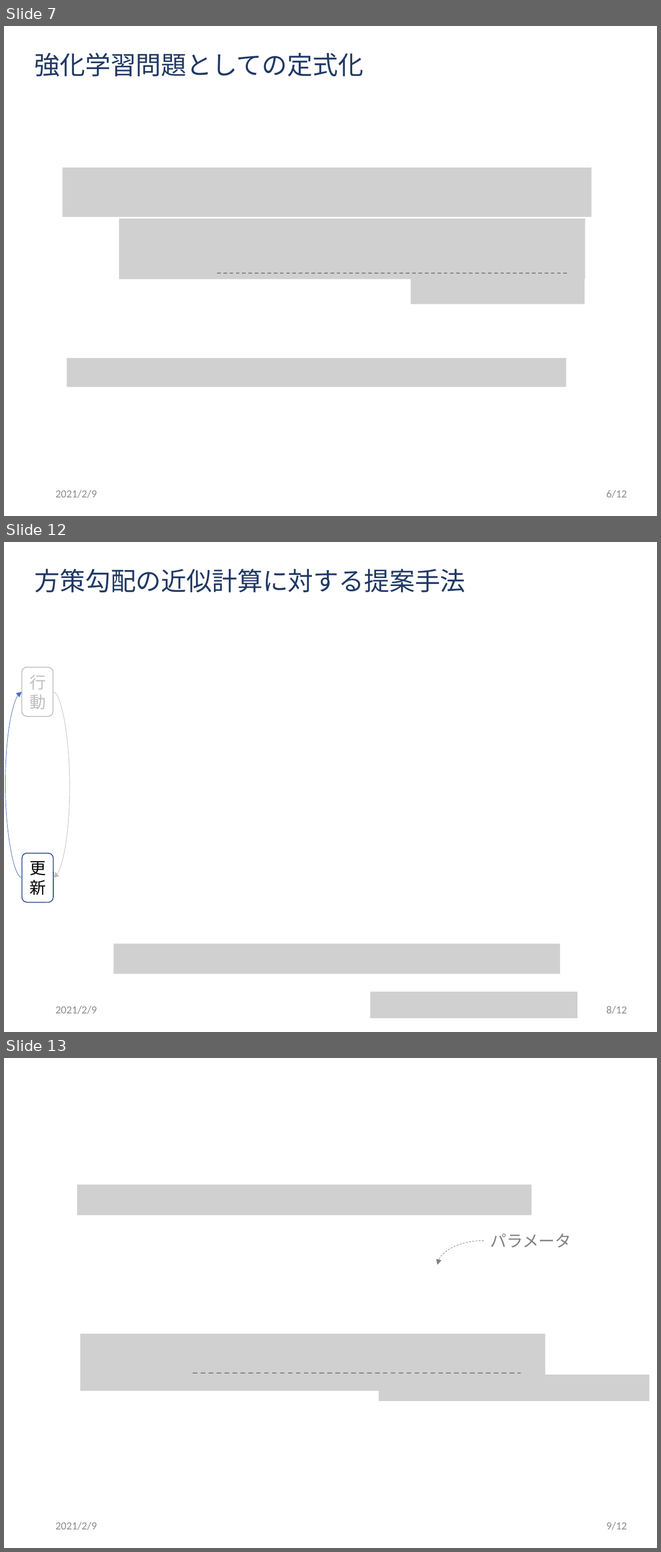
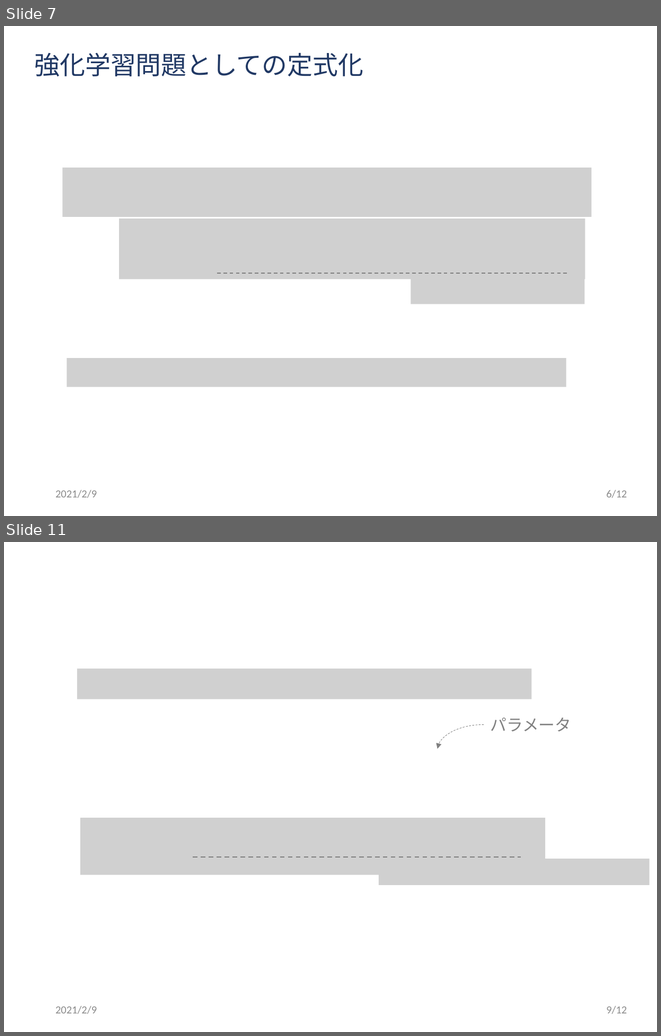
Before and after one commit to ibuki1024/thesis, a slide deck: slide/master.pptx. Shown one above the other, each under a label of ours: slides 7, 12 and 13 before the commit, slides 7 and 11 after it; the slides between them are not shown. The pictures are 661x1552 and 661x1036 pixels, drawn with LibreOffice and Linux fonts; fonts in the diff are those of the drawing; grey boxes stand for pictures; background and template pictures are left out. Boxes give left, top, right and bottom in pixels: in the first picture for what was removed or moved away, otherwise in the second. Text is boxed around its words. In the diff, an @@ line names an element or a change of style, - is before the commit and + after.

```diff
--- a/slide/master.pptx
+++ b/slide/master.pptx
@@ slide 12 removed at bbox=[4, 542, 657, 1032], background #FFFFFF @@
@@ title removed at bbox=[35, 568, 466, 592] @@
-方策勾配の近似計算に対する提案手法
@@ rounded rectangle removed at bbox=[21, 668, 53, 716] @@
-行動
@@ curved arrow removed from (22, 877) to (21, 691) @@
@@ curved arrow removed from (53, 691) to (53, 877) @@
@@ rounded rectangle removed at bbox=[22, 853, 54, 902] @@
-更新
@@ picture removed at bbox=[114, 944, 560, 973] @@
@@ picture removed at bbox=[370, 991, 577, 1018] @@
@@ text removed at bbox=[55, 1006, 97, 1014] @@
-2021/2/9
@@ text removed at bbox=[606, 1006, 627, 1014] @@
-8/12
@@ what was slide 13 is now slide 11 @@
```
Also in this commit, not shown: 5 slides changed, 1 slide added, 2 other slides removed, 2 other files.
